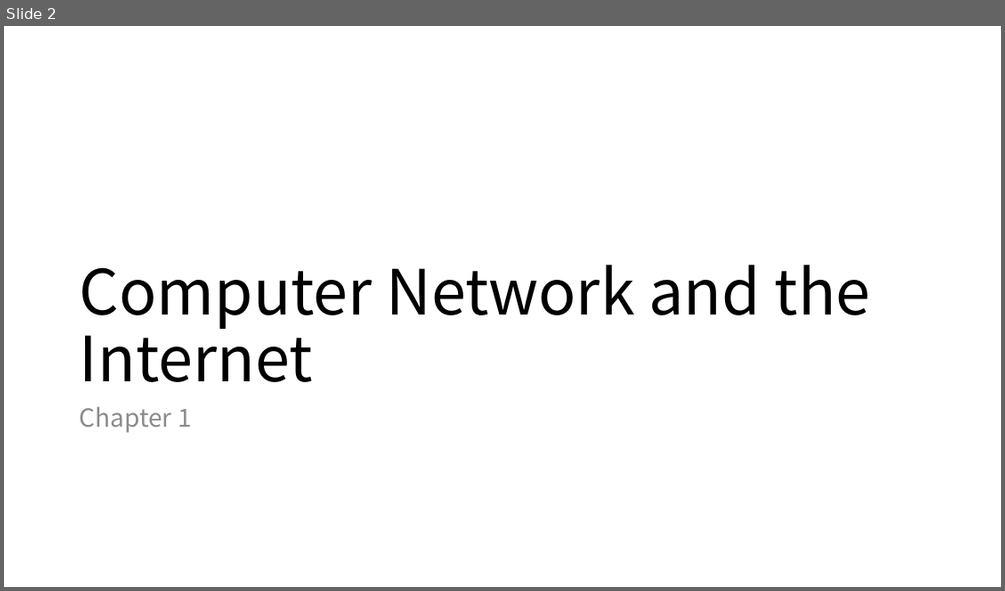
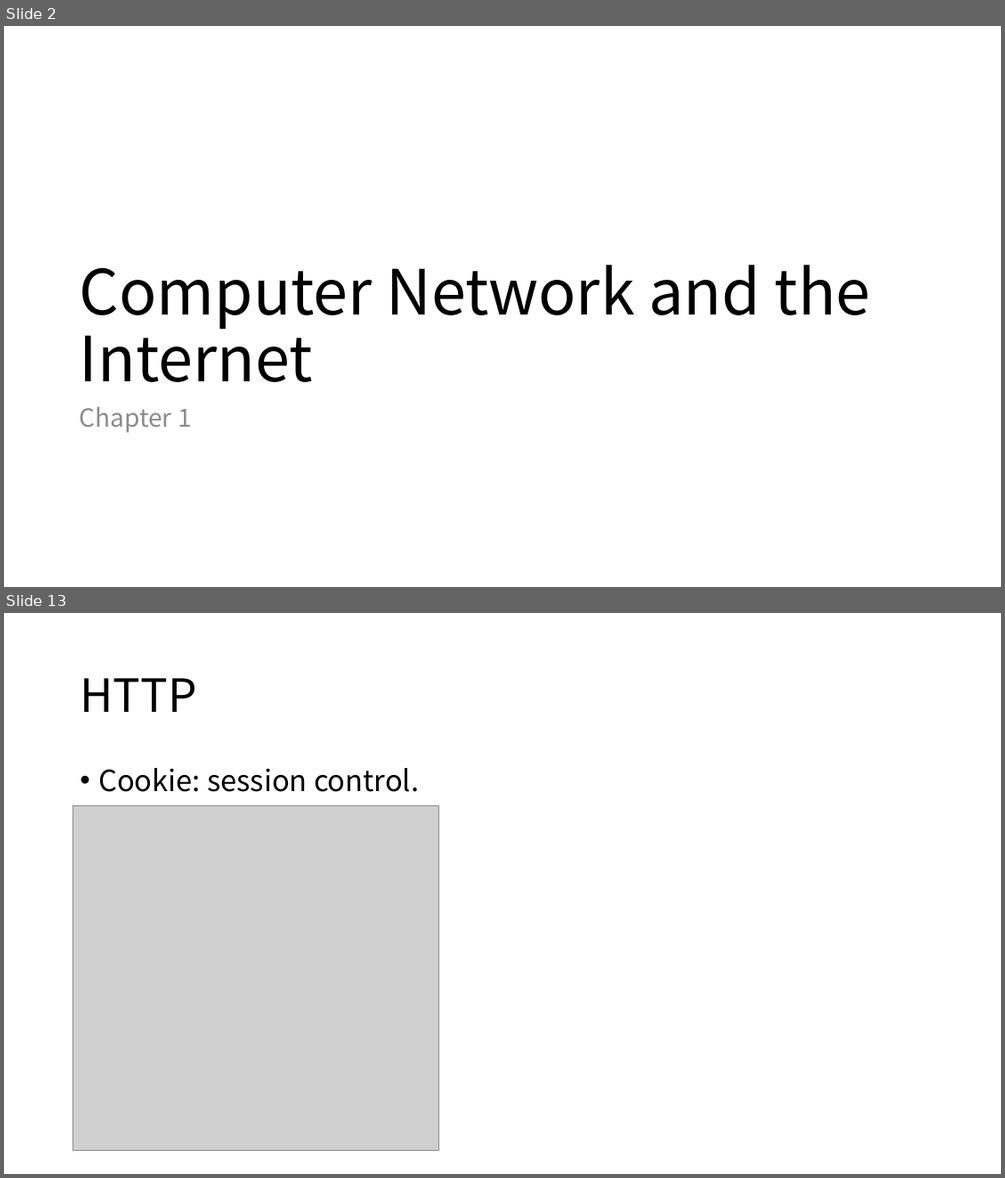
Before and after one commit to Lyther/wiki, a slide deck: docs/assets/Computer Network.pptx. Shown one above the other, each under a label of ours: slide 2 before the commit, slides 2 and 13 after it; the slides between them are not shown. The pictures are 1005x591 and 1005x1178 pixels, drawn with LibreOffice and Linux fonts; fonts in the diff are those of the drawing; grey boxes stand for pictures. Boxes give left, top, right and bottom in pixels: in the first picture for what was removed or moved away, otherwise in the second. Text is boxed around its words. In the diff, an @@ line names an element or a change of style, - is before the commit and + after.

```diff
--- a/docs/assets/Computer Network.pptx
+++ b/docs/assets/Computer Network.pptx
@@ slide 13 added at [4, 613, 1001, 1174], background #FFFFFF @@
@@ title added at [80, 678, 196, 712], 44 pt, text #000000 @@
+HTTP
@@ text added at [98, 768, 419, 792], 28 pt, text #000000 @@
+• Cookie: session control.
@@ picture added at [73, 806, 439, 1150] @@
```
Also in this commit, not shown: 26 other slides added, 6 other files.
